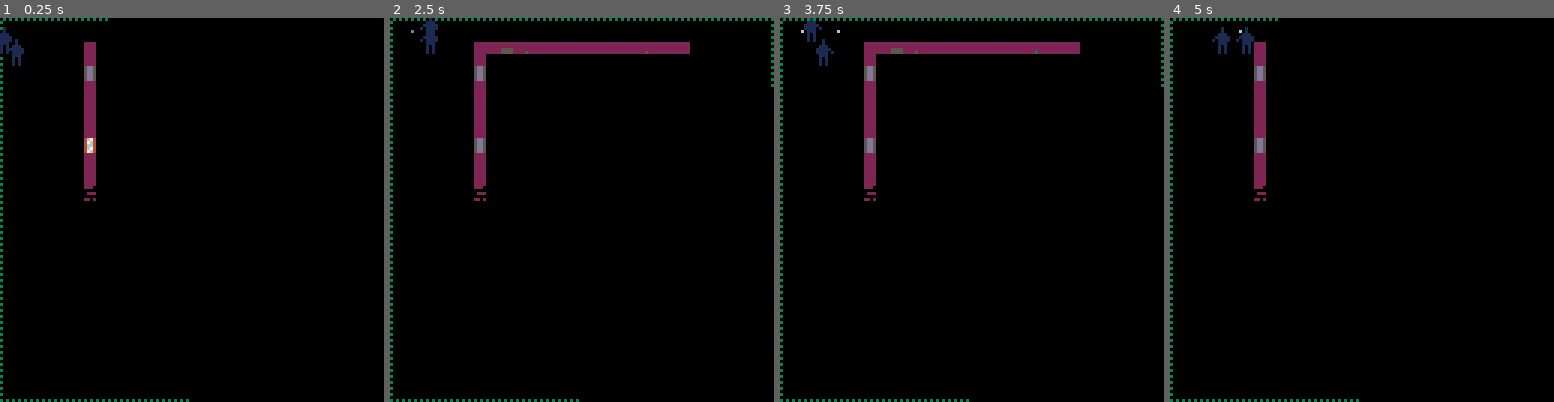
Above: before the commit, frames 1-4 (left to right).
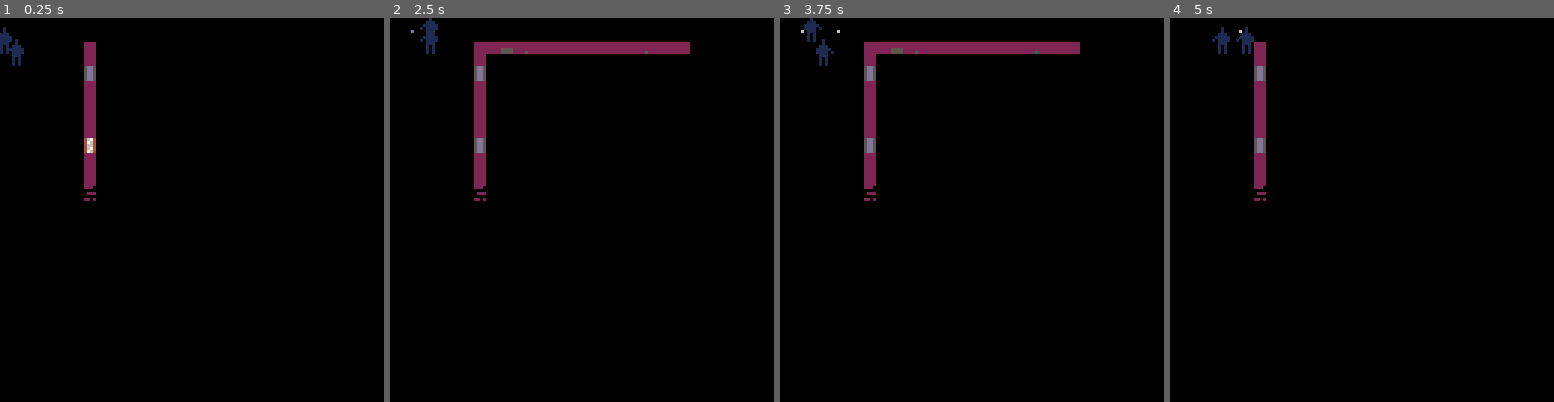
Above: after the commit, the same moments.

Repository: ironchestgames/pico-8-carts
Game: PICO-8 cartridge stealth.p8
Two runs of this game, one before a commit and one after it. Both use one fixed random seed, a clock stepped at 60 frames per second and the inputs below.
Inputs:
- Up to frame 1 (0.25 s): no input
- Up to frame 2 (2.5 s): tap X (X key) at 0.33, 1.07, 1.85 s; tap O (Z key) at 0.7, 1.7, 2.1 s; hold Right 1.6-2.1 s; hold Up 2.15-2.42 s; hold Right from 2.47 s (still down)
- Up to frame 3 (3.75 s): tap O (Z key) every 0.4 s from 2.5 to 3.7 s; tap X (X key) at 2.97 s; release Right at 3.03 s; hold Left 3.08-3.58 s; hold Down from 3.63 s (still down)
- Up to frame 4 (5 s): release Down at 3.97 s; hold Right 4.02-4.68 s; tap X (X key) at 4.08 s; tap O (Z key) at 4.1, 4.5, 4.9 s; hold Up from 4.73 s (still down)

The runs differ from the first frame. In frame 1, 0.7% of the frame differs, in the area x 0-50%, y 0-100%; in frame 2, 1.0%; in frame 3, 1.0%, in the area x 0-100%, y 0-100%; in frame 4, 0.7%.

Commit message:
stealth - add isborder menu option

Diff:
--- a/stealth.p8
+++ b/stealth.p8
@@ -66,8 +66,11 @@
 devfog=false
 devvalues=false
 
-menuitem(1, 'devfog', function() devfog=not devfog end)
-menuitem(2, 'devvalues', function() devvalues=not devvalues end)
+local isborder=false
+
+menuitem(1, 'toggle border', function() isborder=not isborder end)
+menuitem(2, 'devfog', function() devfog=not devfog end)
+menuitem(3, 'devvalues', function() devvalues=not devvalues end)
 
 
 printh('debug started','debug',true)
@@ -1737,9 +1740,11 @@
   end
 
   -- add border of premises
-  fillp(0b1010010110100101)
-  rect(0,0,127,127,3)
-  fillp()
+  if isborder then
+   fillp(0b1010010110100101)
+   rect(0,0,127,127,3)
+   fillp()
+  end
 
   pal()
   palt(0,false)
